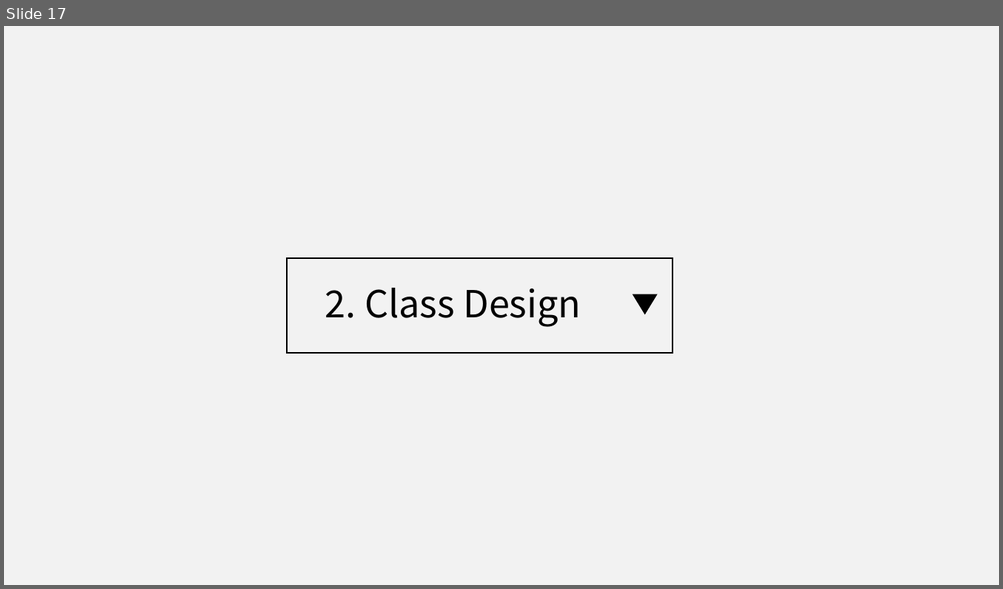
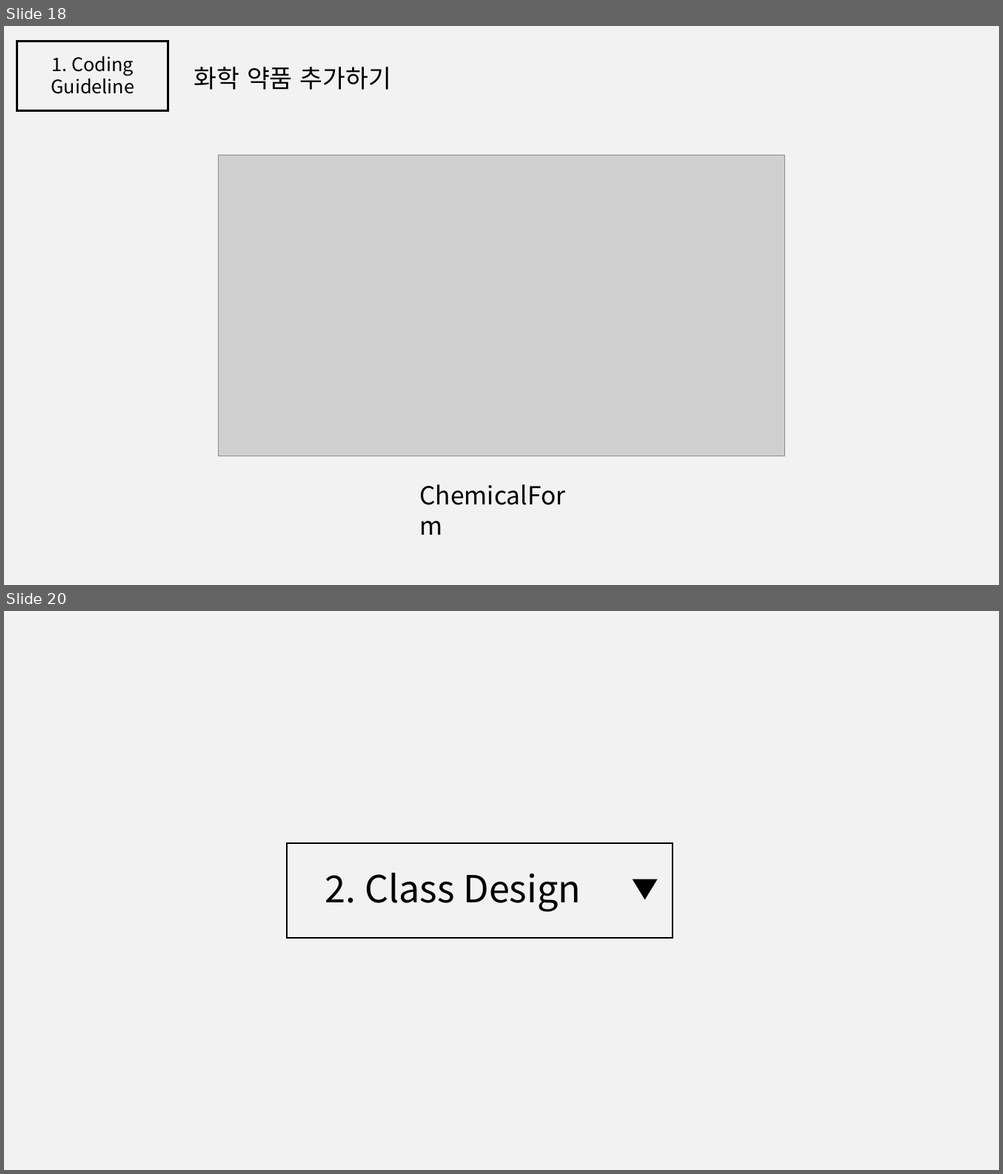
Before and after one commit to jisukim97/ChemicalManagementApplication, a slide deck: Document/2_Software Architect Documentation/Software Architecture Documentation 1.0.pptx. Shown one above the other, each under a label of ours: slide 17 before the commit, slides 18 and 20 after it; the slides between them are not shown. The pictures are 1003x589 and 1003x1174 pixels, drawn with LibreOffice and Linux fonts; fonts in the diff are those of the drawing; grey boxes stand for pictures. Boxes give left, top, right and bottom in pixels: in the first picture for what was removed or moved away, otherwise in the second. Text is boxed around its words. In the diff, an @@ line names an element or a change of style, - is before the commit and + after.

```diff
--- a/Document/2_Software Architect Documentation/Software Architecture Documentation 1.0.pptx
+++ b/Document/2_Software Architect Documentation/Software Architecture Documentation 1.0.pptx
@@ slide 18 added at bbox=[4, 26, 999, 585], background #F2F2F2 @@
@@ rectangle added at bbox=[17, 41, 168, 110], outline #000000 2 pt @@
@@ text added at bbox=[51, 56, 134, 94], 18 pt, text #000000 @@
+1. Coding Guideline
@@ text added at bbox=[194, 67, 391, 90], 24 pt, text #000000 @@
+화학 약품 추가하기
@@ picture added at bbox=[218, 155, 785, 457] @@
@@ text added at bbox=[412, 477, 590, 514], 24 pt, text #000000 @@
+ChemicalForm
@@ what was slide 17 is now slide 20 @@
```
Also in this commit, not shown: 12 slides changed, 2 other slides added.
